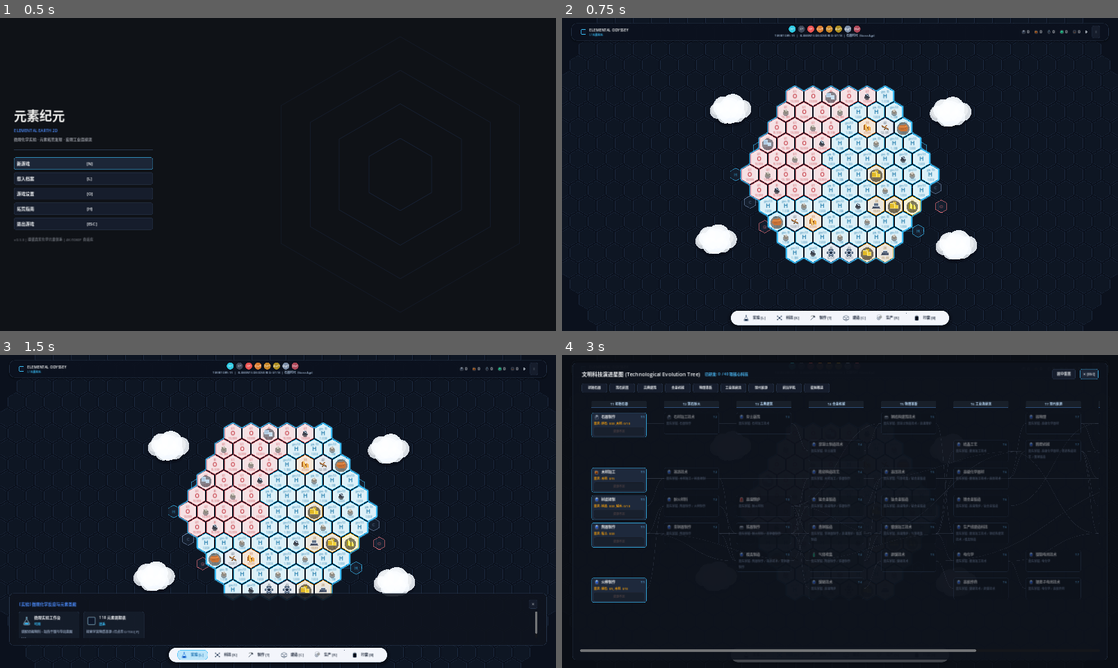
Above: before the commit, frames 1-4 (two rows, left to right).
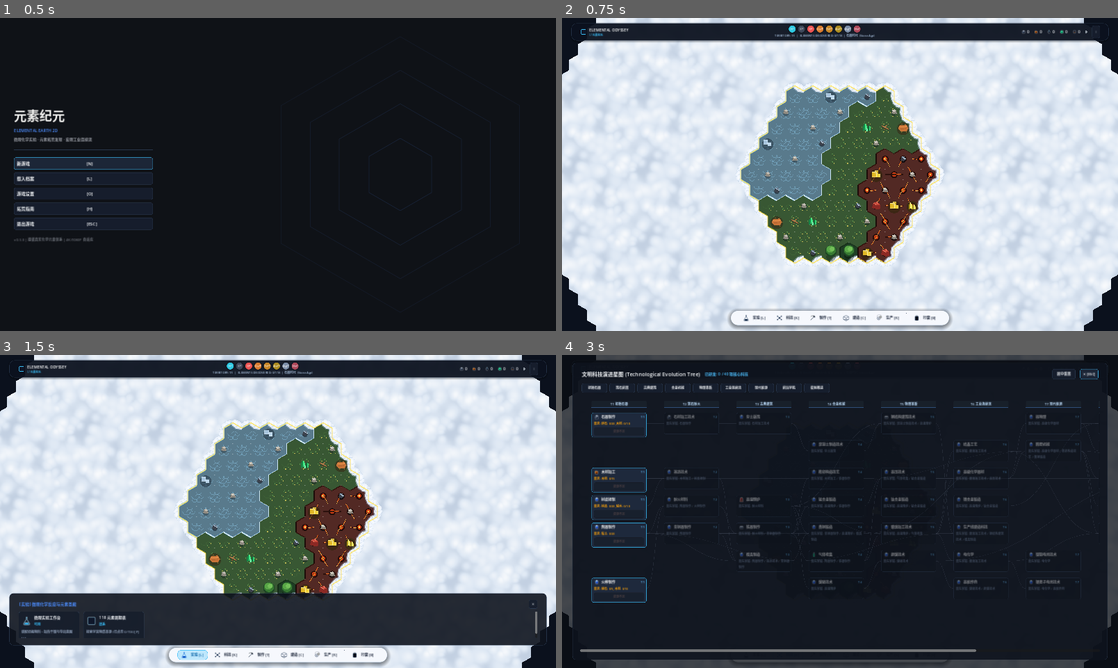
Above: after the commit, the same moments.

Repository: imlinhanchao/elemental-earth-2d
Game: Godot game, scene res://src/scenes/main_menu.tscn
Two runs of this game, one before a commit and one after it. Both use one fixed random seed, a clock stepped at 60 frames per second and the inputs below.
Inputs:
- Up to frame 1 (0.5 s): no input
- Up to frame 2 (0.75 s): click "新游戏 [N]" at 0.5 s
- Up to frame 3 (1.5 s): click "实验 [L]" at 1.25 s
- Up to frame 4 (3 s): click "✕" at 2 s; click "科技 [K]" at 2.75 s

Frame 1 is identical in both runs. In frame 2, 89% of the frame differs, in the area x 0-100%, y 0-100%; in frame 3, 74%; in frame 4, 6.1%.

Commit message:
style: 恢复已点亮地块自然群系绘图并移除外围蓝色双框，保持领地金色外圈与未探索无缝云海

Diff:
--- a/src/scenes/resource_node.gd
+++ b/src/scenes/resource_node.gd
@@ -142,21 +142,32 @@
 		_:
 			_draw_loose_stone()
 
-# 1. 孔雀石/铜矿晶簇 (Amber/Copper Faceted Crystals)
+# 1. 孔雀石晶簇 (Emerald Green Hex Crystals)
 func _draw_malachite_crystals() -> void:
-	_draw_crystal_poly(Vector2(-6, -2), Vector2(12, 24), Color(0.85, 0.48, 0.14), Color(0.98, 0.72, 0.25))
-	_draw_crystal_poly(Vector2(6, 2), Vector2(10, 18), Color(0.75, 0.38, 0.10), Color(0.95, 0.65, 0.20))
-	_draw_crystal_poly(Vector2(-1, 8), Vector2(8, 12), Color(0.90, 0.55, 0.18), Color(1.0, 0.82, 0.35))
-
-# 2. 赤铁矿钢锭 (Metallic Stacked Ingots)
+	_draw_crystal_poly(Vector2(-7, -2), Vector2(13, 26), Color(0.12, 0.65, 0.35), Color(0.25, 0.92, 0.52))
+	_draw_crystal_poly(Vector2(7, 2), Vector2(11, 20), Color(0.08, 0.52, 0.28), Color(0.20, 0.82, 0.45))
+	_draw_crystal_poly(Vector2(-1, 8), Vector2(9, 14), Color(0.16, 0.75, 0.42), Color(0.35, 0.98, 0.60))
+
+# 2. 赤铁矿多面岩 (Metallic Hematite Rocks)
 func _draw_hematite_rocks() -> void:
-	_draw_metallic_ingot(Vector2(-6, 5), Vector2(15, 7), Color(0.28, 0.32, 0.40))
-	_draw_metallic_ingot(Vector2(6, 5), Vector2(15, 7), Color(0.32, 0.36, 0.45))
-	_draw_metallic_ingot(Vector2(0, -3), Vector2(17, 8), Color(0.38, 0.44, 0.52))
-
-# 3. 碳质分子结构环 (Fullerene Carbon Molecular Ring)
+	draw_colored_polygon([
+		Vector2(-14, 6), Vector2(-10, -10), Vector2(4, -14),
+		Vector2(14, -4), Vector2(15, 10), Vector2(2, 13)
+	], Color(0.55, 0.16, 0.14))
+	draw_colored_polygon([
+		Vector2(-10, -10), Vector2(4, -14), Vector2(14, -4), Vector2(2, -2)
+	], Color(0.78, 0.28, 0.22))
+	draw_line(Vector2(-10, -10), Vector2(2, -2), Color(0.95, 0.55, 0.45), 1.8)
+	draw_line(Vector2(4, -14), Vector2(2, -2), Color(0.95, 0.55, 0.45), 1.8)
+
+# 3. 六边形饱满橡树 (Hexagon-Fitted Oak Tree)
 func _draw_hex_oak_tree() -> void:
-	_draw_carbon_molecule()
+	draw_circle(Vector2(0, 14), 16.0, Color(0.05, 0.12, 0.06, 0.35))
+	draw_rect(Rect2(-4, 0, 8, 14), Color(0.38, 0.22, 0.12))
+	draw_circle(Vector2(0, -6), 20.0, Color(0.12, 0.28, 0.14))
+	draw_circle(Vector2(0, -9), 17.0, Color(0.22, 0.48, 0.20))
+	draw_circle(Vector2(-3, -12), 12.0, Color(0.35, 0.65, 0.28))
+	draw_circle(Vector2(4, -13), 8.0, Color(0.45, 0.75, 0.35))
 
 # 4. 硫磺结晶 (Bright Yellow Sulfur)
 func _draw_sulfur_crystals() -> void:
--- a/src/scenes/terrain_layer.gd
+++ b/src/scenes/terrain_layer.gd
@@ -1,6 +1,5 @@
 # terrain_layer.gd
-# 方案三：现代科学信息图 · 极简冷灰几何风 (Modern Scientific Minimalist & Infographic)
-# 渲染高科技六边形元素卡片瓷砖、深海蓝图背景网格、外向数据回路与外围浮云
+# 领地内采用无缝融合群系地貌绘图；未解锁地貌采用无缝云海；领地仅描最外圈金边，无外围蓝色双框
 extends Node2D
 
 const HexWorldGenerator = preload("res://src/core/hex_world_generator.gd")
@@ -15,7 +14,25 @@
 ]
 
 var world: Node2D = null
-var current_lod: int = 1
+var current_lod: int = 1 # 0: 远景简略 (zoom < 0.85), 1: 近景精细 (zoom >= 0.85)
+
+var cloud_texture: Texture2D = null
+
+func _ready() -> void:
+	texture_repeat = CanvasItem.TEXTURE_REPEAT_ENABLED
+	_get_cloud_texture()
+
+func _get_cloud_texture() -> Texture2D:
+	if cloud_texture:
+		return cloud_texture
+	if ResourceLoader.exists("res://assets/tilesets/cloud_tile.png"):
+		cloud_texture = load("res://assets/tilesets/cloud_tile.png")
+	if not cloud_texture:
+		var img = Image.new()
+		var global_path = ProjectSettings.globalize_path("res://assets/tilesets/cloud_tile.png")
+		if img.load(global_path) == OK:
+			cloud_texture = ImageTexture.create_from_image(img)
+	return cloud_texture
 
 func _draw() -> void:
 	if not world or world.generated_hexes.is_empty():
@@ -23,18 +40,9 @@
 
 	var generated_hexes = world.generated_hexes
 
-	# 1. 绘制深海蓝图背景网格 (Scientific Blueprint Coordinate Grid)
-	_draw_blueprint_grid()
-
-	# 2. 绘制向外延伸的科学数据回路与浮动元素标牌 (Data Circuit Lines & Outer Nodes)
-	_draw_data_circuit_lines()
-
-
-	# 3. 遍历渲染全部六边形：
-	# - 已解锁领地 (in_territory): 现代高精度白瓷/浅色元素卡片 (H, C, O, Cu, Fe) + 霓虹发光描边 + 科学参数
-	# - 未解锁领地 (not in_territory): 暗蓝微光透视线框
-	var font = ThemeDB.fallback_font
-
+	# 1. 遍历渲染全部六边形地块：
+	# - 已解锁地块 (in_territory): 渲染真实的群系底色、连通地貌 (海浪/草丛/熔岩/森林) 与群系边缘线
+	# - 未解锁地块 (not in_territory): 使用无缝云朵瓦片 (Seamless Cloud Tiles)
 	for coord in generated_hexes.keys():
 		var q = coord.x
 		var r = coord.y
@@ -42,73 +50,46 @@
 		var center = HexWorldGenerator.hex_to_pixel(q, r)
 		var in_territory = GameState.is_hex_in_territory(q, r)
 
-		# 基础六边形 6 个外顶点
-		var outer_points = PackedVector2Array()
+		# 计算六边形 6 个顶点
+		var points = PackedVector2Array()
 		for i in range(6):
 			var angle = deg_to_rad(60.0 * i - 30.0)
-			outer_points.append(center + Vector2(cos(angle), sin(angle)) * HexWorldGenerator.HEX_RADIUS)
+			points.append(center + Vector2(cos(angle), sin(angle)) * HexWorldGenerator.HEX_RADIUS)
 
 		if in_territory:
-			# === 方案三现代科学元素卡片 (Porcelain Elemental Infographic Cell) ===
-			# 卡片具有 2px 内缩暗隙，形成现代卡片间隙分离感
-			var card_radius = HexWorldGenerator.HEX_RADIUS * 0.92
-			var card_points = PackedVector2Array()
-			for i in range(6):
-				var angle = deg_to_rad(60.0 * i - 30.0)
-				card_points.append(center + Vector2(cos(angle), sin(angle)) * card_radius)
-
-			# 计算该瓦片的化学元素属性 (匹配效果图)
-			var res_key = GameState.world_resources.get(coord, "")
-			var elem_info = _get_element_cell_info(biome, res_key)
-
-			var fill_color = elem_info.fill as Color
-			var border_color = elem_info.border as Color
-			var text_color = elem_info.text_color as Color
-			var sym = elem_info.symbol as String
-			var top_text = elem_info.top_text as String
-			var sub_text = elem_info.sub_text as String
-
-			# (1) 卡片纯净瓷感多边形底色
-			draw_colored_polygon(card_points, fill_color)
-
-			# (2) 内切 1px 高光发丝线倒角
-			var inner_bevel = PackedVector2Array()
-			for i in range(6):
-				var angle = deg_to_rad(60.0 * i - 30.0)
-				inner_bevel.append(center + Vector2(cos(angle), sin(angle)) * (card_radius * 0.86))
-			inner_bevel.append(inner_bevel[0])
-			draw_polyline(inner_bevel, Color(1.0, 1.0, 1.0, 0.45), 1.0)
-
-			# (3) 外部高饱和霓虹发光轮廓线
-			var closed_card = card_points.duplicate()
-			closed_card.append(card_points[0])
-			draw_polyline(closed_card, border_color, 2.0)
-
-			# (4) 绘制现代科学排版信息 (原子序号/类别、元素符号、相对原子质量)
-			if font:
-				# 顶部小标 (如 gas 53, 42, 61, 35)
-				draw_string(font, center + Vector2(-25, -12), top_text, HORIZONTAL_ALIGNMENT_CENTER, 50.0, 9, Color(text_color.r, text_color.g, text_color.b, 0.75))
-
-				# 中心宏大元素大符号 (如 H, C, O, Cu, Fe) - 仅在未放置资源实体时绘制，避免与实体图标重叠
-				if res_key == "" or GameState.depleted_tiles.has(coord):
-					draw_string(font, center + Vector2(-25, 7), sym, HORIZONTAL_ALIGNMENT_CENTER, 50.0, 20, text_color)
-
-				# 底部科学原子量 (如 1.008, 12.011, 15.999)
-				draw_string(font, center + Vector2(-30, 22), sub_text, HORIZONTAL_ALIGNMENT_CENTER, 60.0, 9, Color(text_color.r, text_color.g, text_color.b, 0.65))
-
+			# === 已解锁领地：渲染群系底色与无缝连通地貌 ===
+			var base_col = HexWorldGenerator.get_biome_color(biome)
+			draw_colored_polygon(points, base_col)
+
+			if current_lod >= 1:
+				var same_biome_neighbors: Array[int] = []
+				for e in range(6):
+					var n_coord = coord + HEX_EDGE_DIRS[e]
+					if generated_hexes.has(n_coord) and GameState.is_hex_in_territory(n_coord.x, n_coord.y) and generated_hexes[n_coord] == biome:
+						same_biome_neighbors.append(e)
+				_draw_connected_biome_terrain(center, points, biome, same_biome_neighbors, q, r)
+			else:
+				# 远景模式 (LOD 0)：采用极度柔和的微弱中心晕色，避免杂乱
+				draw_circle(center, 10.0, Color(base_col.r * 1.15, base_col.g * 1.15, base_col.b * 1.15, 0.25))
+
+			# 仅在领地内不同群系交界处绘制过渡海岸/崖线
+			for e in range(6):
+				var n_coord = coord + HEX_EDGE_DIRS[e]
+				var is_same = generated_hexes.has(n_coord) and GameState.is_hex_in_territory(n_coord.x, n_coord.y) and generated_hexes[n_coord] == biome
+				if not is_same:
+					var p1 = points[e]
+					var p2 = points[(e + 1) % 6]
+					_draw_biome_border_edge(p1, p2, biome, center)
+
+			# 战术六边形微弱顶点标记 (近景才渲染微光点)
+			if current_lod >= 1:
+				for pt in points:
+					draw_circle(pt, 1.5, Color(1.0, 1.0, 1.0, 0.15))
 		else:
-			# === 未解锁地块：暗蓝科技微光透视线框 ===
-			var card_radius = HexWorldGenerator.HEX_RADIUS * 0.90
-			var dark_points = PackedVector2Array()
-			for i in range(6):
-				var angle = deg_to_rad(60.0 * i - 30.0)
-				dark_points.append(center + Vector2(cos(angle), sin(angle)) * card_radius)
-			dark_points.append(dark_points[0])
-
-			draw_colored_polygon(dark_points, Color(0.08, 0.12, 0.18, 0.35))
-			draw_polyline(dark_points, Color(0.18, 0.26, 0.38, 0.45), 1.0)
-
-	# 4. 绘制领地外缘发光金色轮廓线 (Territory Outermost Border Glow)
+			# === 未解锁地块：使用无缝云朵瓦片 (Seamless Cloud Tiles) ===
+			_draw_seamless_cloud_tile(center, points, coord)
+
+	# 2. 绘制领地最外圈发光金边 (Territory Outermost Borders Only - 仅描最外圈，无外围蓝色双框)
 	for coord in generated_hexes.keys():
 		if GameState.is_hex_in_territory(coord.x, coord.y):
 			var c = HexWorldGenerator.hex_to_pixel(coord.x, coord.y)
@@ -119,167 +100,134 @@
 					var a2 = deg_to_rad(60.0 * ((i + 1) % 6) - 30.0)
 					var p1 = c + Vector2(cos(a1), sin(a1)) * HexWorldGenerator.HEX_RADIUS
 					var p2 = c + Vector2(cos(a2), sin(a2)) * HexWorldGenerator.HEX_RADIUS
-					draw_line(p1, p2, Color(0.22, 0.74, 0.97, 0.35), 6.0)
-					draw_line(p1, p2, Color(0.22, 0.74, 0.97, 0.95), 2.2)
-
-	# 5. 绘制外围立体悬浮云团 (Fluffy Atmospheric 3D Clouds)
-	_draw_ambient_clouds()
-
-# 绘制深海蓝图背景网格 (Scientific Blueprint Coordinate Grid)
-func _draw_blueprint_grid() -> void:
-	var grid_color = Color(0.12, 0.18, 0.28, 0.35)
-	var extent = 1200.0
-	var step = 48.0
-
-	var start_x = -extent
-	while start_x <= extent:
-		draw_line(Vector2(start_x, -extent), Vector2(start_x, extent), grid_color, 1.0)
-		start_x += step
-
-	var start_y = -extent
-	while start_y <= extent:
-		draw_line(Vector2(-extent, start_y), Vector2(extent, start_y), grid_color, 1.0)
-		start_y += step
-
-# 绘制外向科学数据回路与浮动元素标牌 (Data Circuit Lines & Outer Nodes)
-func _draw_data_circuit_lines() -> void:
-	var line_col = Color(0.22, 0.74, 0.97, 0.65)
-	var font = ThemeDB.fallback_font
-
-	# 左侧外向数据线与 [H] / [C] 标牌
-	var left_nodes = [
-		{"pos": Vector2(-280, -90), "sym": "H", "border": Color(0.22, 0.74, 0.97, 0.95)},
-		{"pos": Vector2(-360, 0), "sym": "H", "border": Color(0.22, 0.74, 0.97, 0.95)},
-		{"pos": Vector2(-310, 95), "sym": "C", "border": Color(0.50, 0.60, 0.75, 0.85)},
-		{"pos": Vector2(-260, 180), "sym": "O", "border": Color(0.95, 0.45, 0.48, 0.95)}
-	]
-
-	for n in left_nodes:
-		var p = n.pos as Vector2
-		# 连接水平导线
-		draw_line(Vector2(p.x, p.y), Vector2(p.x + 120, p.y), Color(0.22, 0.74, 0.97, 0.35), 1.5)
-		draw_circle(Vector2(p.x + 120, p.y), 3.0, Color(0.22, 0.74, 0.97, 0.8))
-
-		# 浮动六边形小胶囊
-		_draw_small_hex_pill(p, 22.0, n.border, n.sym, font)
-
-	# 右侧外向数据线与 [H] / [C] / [O] 标牌
-	var right_nodes = [
-		{"pos": Vector2(280, -90), "sym": "H", "border": Color(0.22, 0.74, 0.97, 0.95)},
-		{"pos": Vector2(330, 45), "sym": "C", "border": Color(0.50, 0.60, 0.75, 0.85)},
-		{"pos": Vector2(350, 110), "sym": "O", "border": Color(0.95, 0.45, 0.48, 0.95)},
-		{"pos": Vector2(270, 195), "sym": "H", "border": Color(0.22, 0.74, 0.97, 0.95)}
-	]
-
-	for n in right_nodes:
-		var p = n.pos as Vector2
-		draw_line(Vector2(p.x - 120, p.y), Vector2(p.x, p.y), Color(0.22, 0.74, 0.97, 0.35), 1.5)
-		draw_circle(Vector2(p.x - 120, p.y), 3.0, Color(0.22, 0.74, 0.97, 0.8))
-		_draw_small_hex_pill(p, 22.0, n.border, n.sym, font)
-
-func _draw_small_hex_pill(center: Vector2, radius: float, border_col: Color, sym: String, font: Font) -> void:
-	var pts = PackedVector2Array()
-	for i in range(6):
-		var angle = deg_to_rad(60.0 * i - 30.0)
-		pts.append(center + Vector2(cos(angle), sin(angle)) * radius)
-	var closed = pts.duplicate()
-	closed.append(pts[0])
-
-	draw_colored_polygon(pts, Color(0.08, 0.12, 0.18, 0.95))
-	draw_polyline(closed, border_col, 2.0)
-	if font:
-		draw_string(font, center + Vector2(-15, 6), sym, HORIZONTAL_ALIGNMENT_CENTER, 30.0, 15, border_col)
-
-# 计算元素卡片的详细科学参数 (严格对照效果图方案三视觉)
-func _get_element_cell_info(biome: HexWorldGenerator.BiomeType, res: String) -> Dictionary:
-	# 铜元素卡片 (Cu - 暖铜陶白)
-	if res == "malachite":
-		return {
-			"fill": Color(0.98, 0.92, 0.86, 0.98),
-			"border": Color(0.92, 0.55, 0.22, 0.95),
-			"text_color": Color(0.68, 0.30, 0.08, 1.0),
-			"symbol": "Cu",
-			"top_text": "35",
-			"sub_text": "63.55"
-		}
-	# 铁元素卡片 (Fe - 暖灰金属白)
-	elif res == "iron_ore" or res == "pyrite":
-		return {
-			"fill": Color(0.94, 0.92, 0.88, 0.98),
-			"border": Color(0.88, 0.65, 0.18, 0.95),
-			"text_color": Color(0.55, 0.35, 0.08, 1.0),
-			"symbol": "Fe",
-			"top_text": "28",
-			"sub_text": "55.85"
-		}
-	# 碳元素卡片 (C - 纯白冷灰)
-	elif res == "wood" or res == "stick" or biome == HexWorldGenerator.BiomeType.DEEP_FOREST:
-		return {
-			"fill": Color(0.92, 0.94, 0.96, 0.98),
-			"border": Color(0.40, 0.50, 0.65, 0.85),
-			"text_color": Color(0.15, 0.20, 0.28, 1.0),
-			"symbol": "C",
-			"top_text": "42",
-			"sub_text": "12.011"
-		}
-	# 氧/卤水卡片 (O - 柔和珊瑚白)
-	elif res == "halite" or biome == HexWorldGenerator.BiomeType.SALT_LAKE:
-		return {
-			"fill": Color(0.98, 0.90, 0.91, 0.98),
-			"border": Color(0.95, 0.45, 0.48, 0.95),
-			"text_color": Color(0.75, 0.18, 0.22, 1.0),
-			"symbol": "O",
-			"top_text": "61",
-			"sub_text": "15.999"
-		}
-	# 硫元素卡片 (S - 亮黄白)
-	elif res == "sulfur":
-		return {
-			"fill": Color(0.98, 0.96, 0.85, 0.98),
-			"border": Color(0.90, 0.75, 0.15, 0.95),
-			"text_color": Color(0.60, 0.45, 0.05, 1.0),
-			"symbol": "S",
-			"top_text": "16",
-			"sub_text": "32.06"
-		}
-	# 默认氢/气体原野卡片 (H - 冰蓝瓷白)
+					# 领地最外圈发光金色线条 (光晕底线 + 锐利金线)
+					draw_line(p1, p2, Color(1.0, 0.85, 0.2, 0.35), 4.5)
+					draw_line(p1, p2, Color(1.0, 0.90, 0.35, 0.95), 1.8)
+
+# 群系连通融合绘制系统
+func _draw_connected_biome_terrain(center: Vector2, points: PackedVector2Array, biome: HexWorldGenerator.BiomeType, same_neighbors: Array[int], _q: int, _r: int) -> void:
+	match biome:
+		HexWorldGenerator.BiomeType.VOLCANO:
+			# 火山与地热：火山口与自然熔岩脉络 (自然主河道，避免蛛网杂乱)
+			draw_circle(center + Vector2(0, 1), 12.0, Color(0.12, 0.04, 0.03, 0.9))
+			draw_circle(center, 7.5, Color(0.85, 0.25, 0.08, 0.92))
+			draw_circle(center, 3.5, Color(1.0, 0.85, 0.25, 0.98))
+			draw_circle(center, 1.5, Color(1.0, 0.98, 0.80, 1.0))
+
+			for e in same_neighbors:
+				# 仅在自然主脉方向延伸熔岩流，避免每个六边形互联形成混乱蛛网
+				if (e + _q * 2 + _r) % 3 == 0:
+					var p1 = points[e]
+					var p2 = points[(e + 1) % 6]
+					var edge_mid = (p1 + p2) * 0.5
+					var delta_v = edge_mid - center
+					var norm = Vector2(-delta_v.y, delta_v.x).normalized()
+					var bend_mag = sin(float(_q * 43 + _r * 71 + e * 23)) * 3.0
+					var waypoint = (center + edge_mid) * 0.5 + norm * bend_mag
+
+					draw_polyline([center, waypoint, edge_mid], Color(0.85, 0.20, 0.05, 0.25), 5.0)
+					draw_polyline([center, waypoint, edge_mid], Color(0.12, 0.05, 0.04, 0.85), 3.2)
+					draw_polyline([center, waypoint, edge_mid], Color(1.0, 0.45, 0.12, 0.95), 1.8)
+					draw_polyline([center, waypoint, edge_mid], Color(1.0, 0.90, 0.45, 0.95), 0.8)
+
+		HexWorldGenerator.BiomeType.SALT_LAKE:
+			# 盐湖水域：无缝相融的大片碧蓝矿湖，水波相连
+			draw_arc(center + Vector2(-4, -2), 14.0, 0.2, PI - 0.2, 12, Color(0.55, 0.80, 0.95, 0.35), 2.2)
+			draw_arc(center + Vector2(6, 4), 10.0, PI + 0.2, TAU - 0.2, 10, Color(0.65, 0.88, 1.0, 0.30), 2.0)
+
+			for e in same_neighbors:
+				var p1 = points[e]
+				var p2 = points[(e + 1) % 6]
+				var edge_mid = (p1 + p2) * 0.5
+				var wave_center = (center + edge_mid) * 0.5
+				draw_arc(wave_center, 9.0, 0, PI, 8, Color(0.60, 0.85, 1.0, 0.35), 1.8)
+
+		HexWorldGenerator.BiomeType.DEEP_FOREST:
+			# 原始森林：树冠茂密重叠，跨越格子连成苍翠林海
+			draw_circle(center + Vector2(0, 4), 18.0, Color(0.04, 0.10, 0.05, 0.45))
+			draw_circle(center, 16.0, Color(0.07, 0.16, 0.09))
+			draw_circle(center + Vector2(-2, -3), 13.0, Color(0.13, 0.30, 0.15))
+			draw_circle(center + Vector2(-3, -5), 8.5, Color(0.22, 0.48, 0.22))
+			draw_circle(center + Vector2(2, -6), 5.5, Color(0.35, 0.65, 0.32))
+
+			for e in same_neighbors:
+				var p1 = points[e]
+				var p2 = points[(e + 1) % 6]
+				var edge_mid = (p1 + p2) * 0.5
+				var bridge_pos = center * 0.45 + edge_mid * 0.55
+				draw_circle(bridge_pos + Vector2(0, 3), 12.0, Color(0.04, 0.10, 0.05, 0.4))
+				draw_circle(bridge_pos, 11.0, Color(0.08, 0.18, 0.10))
+				draw_circle(bridge_pos + Vector2(-2, -2), 8.0, Color(0.15, 0.34, 0.17))
+				draw_circle(bridge_pos + Vector2(-3, -3), 5.0, Color(0.25, 0.54, 0.25))
+
+		HexWorldGenerator.BiomeType.PLAINS:
+			# 生机原野：起伏舒缓的草地纹理与连贯原野小径
+			draw_arc(center + Vector2(-6, -4), 12.0, 0.3, PI - 0.3, 10, Color(0.28, 0.44, 0.24, 0.40), 1.5)
+			draw_arc(center + Vector2(8, 6), 9.0, PI + 0.3, TAU - 0.3, 8, Color(0.32, 0.48, 0.26, 0.35), 1.5)
+			for e in same_neighbors:
+				var p1 = points[e]
+				var p2 = points[(e + 1) % 6]
+				var edge_mid = (p1 + p2) * 0.5
+				var mid_pos = center * 0.5 + edge_mid * 0.5
+				draw_line(mid_pos + Vector2(-3, 0), mid_pos + Vector2(-4, -5), Color(0.34, 0.54, 0.28), 1.3)
+				draw_line(mid_pos + Vector2(-3, 0), mid_pos + Vector2(-1, -6), Color(0.36, 0.58, 0.30), 1.3)
+				draw_circle(mid_pos + Vector2(3, 2), 1.8, Color(0.95, 0.88, 0.38, 0.70))
+
+# 异群系交界处自然边缘 (海岸线 / 森林边缘 / 玄武岩断崖)
+func _draw_biome_border_edge(p1: Vector2, p2: Vector2, biome: HexWorldGenerator.BiomeType, _center: Vector2) -> void:
+	match biome:
+		HexWorldGenerator.BiomeType.SALT_LAKE:
+			draw_line(p1, p2, Color(0.35, 0.65, 0.85, 0.5), 6.5)
+			draw_line(p1, p2, Color(0.88, 0.96, 1.0, 0.85), 3.5)
+			draw_line(p1, p2, Color(1.0, 1.0, 1.0, 0.98), 1.4)
+		HexWorldGenerator.BiomeType.VOLCANO:
+			draw_line(p1, p2, Color(0.10, 0.04, 0.03, 0.95), 3.2)
+			draw_line(p1, p2, Color(0.50, 0.16, 0.08, 0.5), 1.2)
+		HexWorldGenerator.BiomeType.DEEP_FOREST:
+			draw_line(p1, p2, Color(0.05, 0.12, 0.06, 0.7), 2.8)
+		HexWorldGenerator.BiomeType.PLAINS:
+			draw_line(p1, p2, Color(0.15, 0.26, 0.14, 0.45), 1.5)
+
+# 未解锁地块无缝云海瓦片渲染 (Seamless Cloud Tiles)
+func _draw_seamless_cloud_tile(center: Vector2, points: PackedVector2Array, coord: Vector2i) -> void:
+	var tex = _get_cloud_texture()
+	if tex:
+		var uvs = PackedVector2Array()
+		for pt in points:
+			uvs.append(pt / 256.0)
+		var cols = PackedColorArray()
+		for _i in range(6):
+			cols.append(Color(1.0, 1.0, 1.0, 1.0))
+		draw_polygon(points, cols, uvs, tex)
 	else:
-		return {
-			"fill": Color(0.88, 0.96, 0.99, 0.98),
-			"border": Color(0.22, 0.74, 0.97, 0.95),
-			"text_color": Color(0.08, 0.45, 0.65, 1.0),
-			"symbol": "H",
-			"top_text": "gas 53",
-			"sub_text": "1.008"
-		}
-
-# 绘制外围立体悬浮云团 (匹配效果图 Scheme 3 边缘蓬松云层)
-func _draw_ambient_clouds() -> void:
-	var cloud_clusters = [
-		Vector2(-380, -220),
-		Vector2(380, -210),
-		Vector2(-430, 230),
-		Vector2(400, 250)
-	]
-	for root in cloud_clusters:
-		_draw_fluffy_cloud(root)
-
-func _draw_fluffy_cloud(center: Vector2) -> void:
-	var puffs = [
-		{"off": Vector2(-42, 0), "r": 28.0, "a": 0.82},
-		{"off": Vector2(-22, -14), "r": 36.0, "a": 0.90},
-		{"off": Vector2(10, -18), "r": 40.0, "a": 0.95},
-		{"off": Vector2(42, -6), "r": 32.0, "a": 0.88},
-		{"off": Vector2(25, 12), "r": 28.0, "a": 0.85},
-		{"off": Vector2(-15, 14), "r": 30.0, "a": 0.85},
-		{"off": Vector2(0, 0), "r": 44.0, "a": 0.98}
-	]
-	# 1. 底层环境沉降阴影 (柔和深藏青)
-	for p in puffs:
-		draw_circle(center + p.off + Vector2(0, 10), p.r * 1.06, Color(0.02, 0.04, 0.08, 0.35))
-	# 2. 主体纯净云朵质感
-	for p in puffs:
-		draw_circle(center + p.off, p.r, Color(0.96, 0.98, 1.0, p.a))
-	# 3. 顶部微光高光
-	for p in puffs:
-		draw_circle(center + p.off + Vector2(-3, -5), p.r * 0.72, Color(1.0, 1.0, 1.0, 0.45))
+		draw_colored_polygon(points, Color(0.88, 0.92, 0.97, 1.0))
+
+	# 检查 6 个邻居：仅当邻居处于已解锁领地内时（即文明与未探索云海交界），描画蓬松卷曲云团边缘
+	var generated_hexes = world.generated_hexes
+	for e in range(6):
+		var n_coord = coord + HEX_EDGE_DIRS[e]
+		var neighbor_is_territory = generated_hexes.has(n_coord) and GameState.is_hex_in_territory(n_coord.x, n_coord.y)
+		if neighbor_is_territory:
+			var p1 = points[e]
+			var p2 = points[(e + 1) % 6]
+			if current_lod >= 1:
+				_draw_cloud_boundary_edge(p1, p2, center)
+			else:
+				draw_line(p1, p2, Color(0.92, 0.95, 0.99, 0.6), 3.0)
+
+# 云海与领地交界处的蓬松卷曲云团外沿
+func _draw_cloud_boundary_edge(p1: Vector2, p2: Vector2, center: Vector2) -> void:
+	var edge_vec = p2 - p1
+	var edge_len = edge_vec.length()
+	var edge_dir = edge_vec.normalized()
+	var mid = (p1 + p2) * 0.5
+	var inward = (center - mid).normalized()
+
+	var t_vals = [0.22, 0.52, 0.82]
+	var radii = [11.0, 14.0, 12.0]
+	for i in range(3):
+		var puff_center = p1 + edge_dir * (edge_len * t_vals[i]) + inward * 2.5
+		var r = radii[i]
+		draw_circle(puff_center - inward * 1.5, r + 2.0, Color(0.65, 0.75, 0.86, 0.35))
+		draw_circle(puff_center, r, Color(0.95, 0.97, 1.0, 0.88))
+		draw_circle(puff_center + inward * 1.5, r * 0.55, Color(1.0, 1.0, 1.0, 0.55))
Not shown, changed: AGENTS.md
